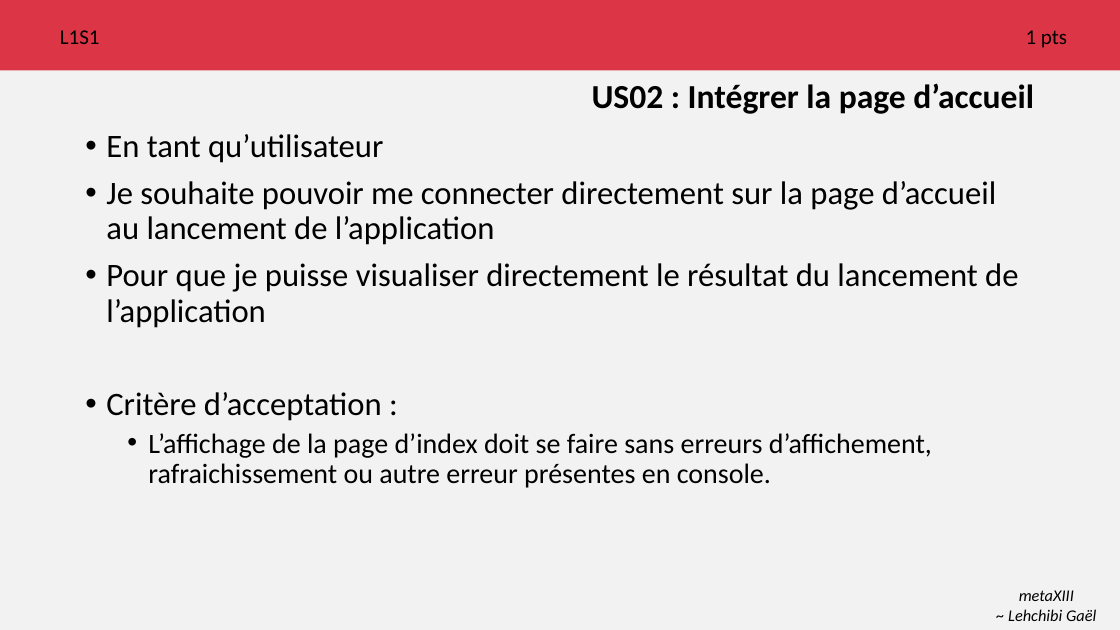
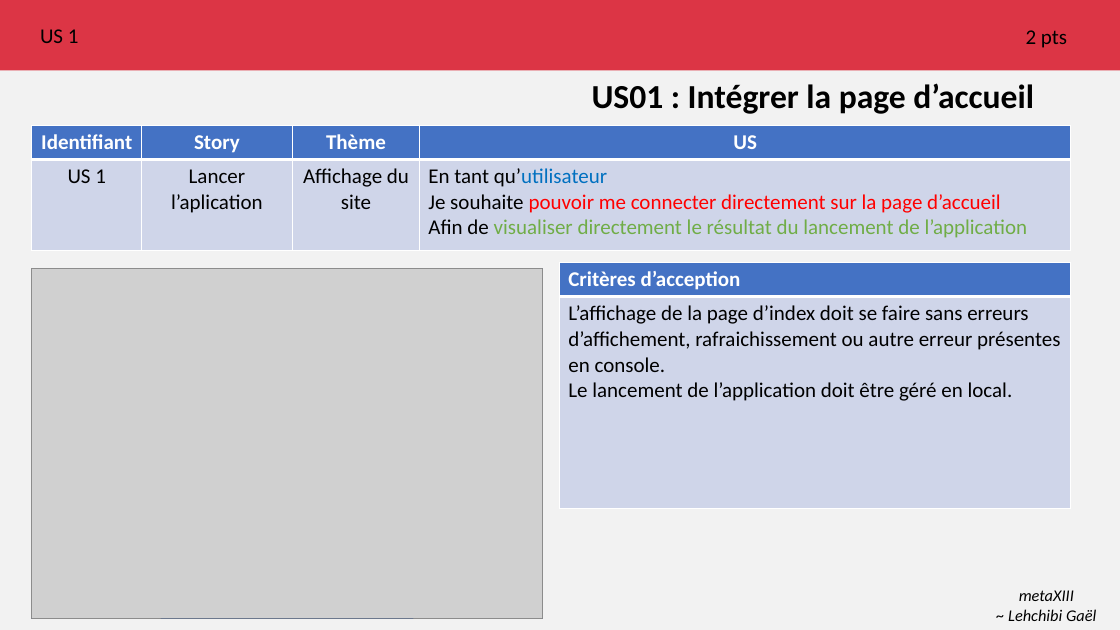
Before and after one commit to metaXIII/OC-java-P6, a slide deck: slide 4 of agile/Lot 1/Sprint 1/escalade.pptx (slide 3 before the commit). Drawn at 1120x630 pixels with LibreOffice and Linux fonts; fonts in the diff are those of the drawing; grey boxes stand for pictures. Boxes give left, top, right and bottom in pixels: in the first picture for what was removed or moved away, otherwise in the second. Text is boxed around its words. In the diff, an @@ line names an element or a change of style, - is before the commit and + after.

```diff
--- a/agile/Lot 1/Sprint 1/escalade.pptx
+++ b/agile/Lot 1/Sprint 1/escalade.pptx
@@ text at (x1=40, y1=29, x2=79, y2=43): text changed @@
-L1S1
+US 1
@@ text at (x1=1026, y1=30, x2=1067, y2=48): text changed @@
-1 pts
+2 pts
@@ title at (x1=592, y1=83, x2=1034, y2=114): text changed @@
-US02 : Intégrer la page d’accueil
+US01 : Intégrer la page d’accueil
@@ table added at (x1=32, y1=125, x2=1070, y2=250), 2 rows, 4 columns @@
+Identifiant | Story | Thème | US
+US 1 | Lancer l’aplication | Affichage du site | En tant qu’utilisateur / Je souhaite pouvoir me connecter directement sur la page d’accueil / Afin de visualiser directement le résultat du lancement de l’application
@@ text removed at (x1=106, y1=134, x2=1018, y2=488) @@
-• En tant qu’utilisateur
-• Je souhaite pouvoir me connecter directement sur la page d’accueil au lancement de l’application
-• Pour que je puisse visualiser directement le résultat du lancement de l’application
-• Critère d’acceptation :
-  • L’affichage de la page d’index doit se faire sans erreurs d’affichement, rafraichissement ou autre erreur présentes en console.
@@ rectangle added at (x1=32, y1=268, x2=543, y2=618), outline #325491 1 pt @@
@@ picture added at (x1=32, y1=268, x2=543, y2=618) @@
@@ table added at (x1=560, y1=262, x2=1071, y2=508), 2 rows, 1 columns @@
+Critères d’acception
+L’affichage de la page d’index doit se faire sans erreurs d’affichement, rafraichissement ou autre erreur présentes en console. / Le lancement de l’application doit être géré en local.
```
Also in this commit, not shown: 3 other slides changed, 7 slides added, 1 slide removed.
